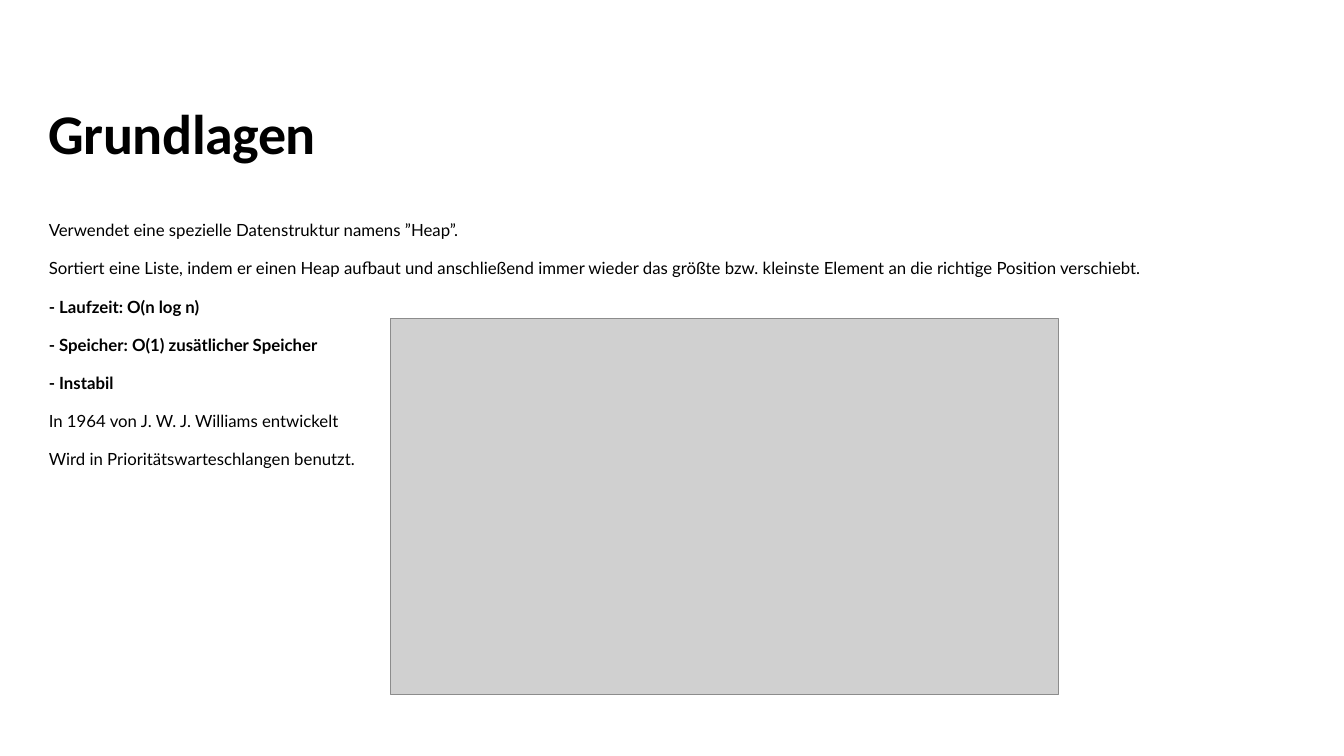
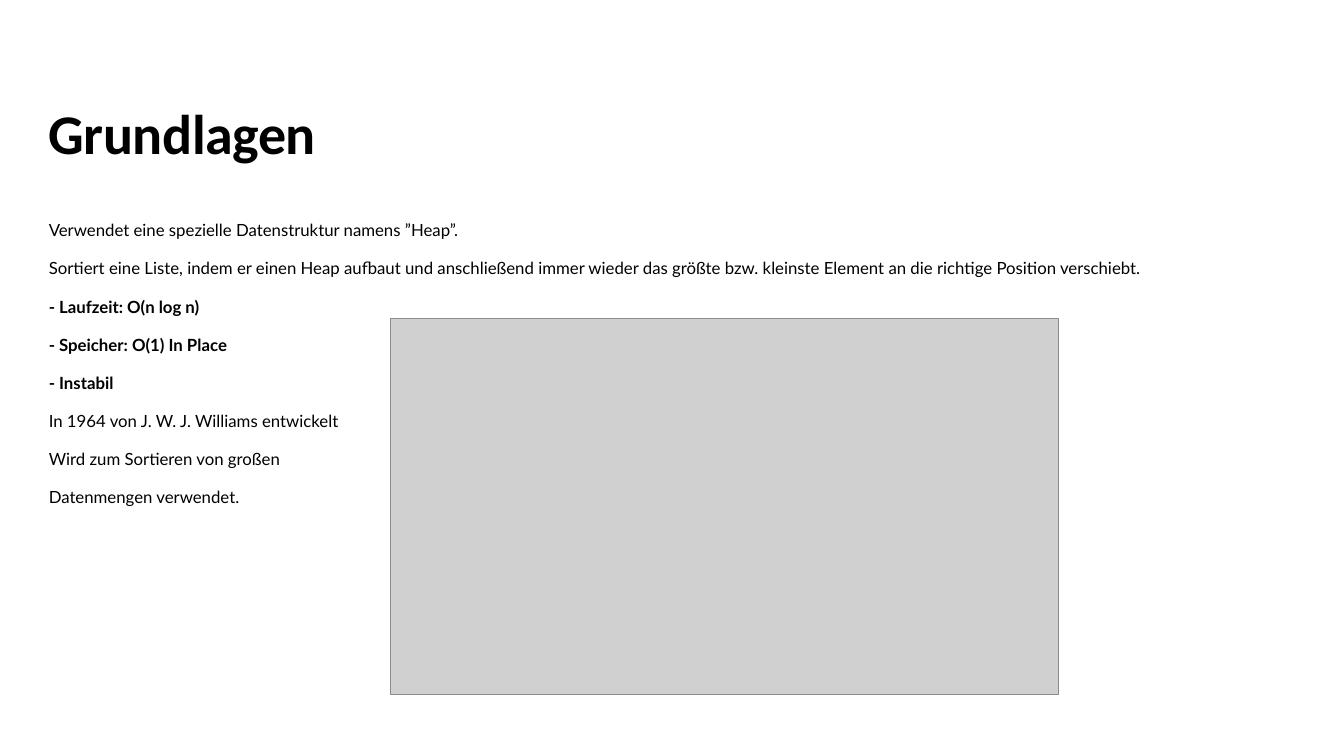
Before and after one commit to codesamu/HTL5, a slide deck: slide 2 of FSST/Heap-Sort/presentation white.pptx. Drawn at 1344x756 pixels with LibreOffice and Linux fonts; fonts in the diff are those of the drawing; grey boxes stand for pictures. Boxes give left, top, right and bottom in pixels: in the first picture for what was removed or moved away, otherwise in the second. Text is boxed around its words. In the diff, an @@ line names an element or a change of style, - is before the commit and + after.

```diff
--- a/FSST/Heap-Sort/presentation white.pptx
+++ b/FSST/Heap-Sort/presentation white.pptx
@@ subtitle at [59, 338, 227, 354]: text changed @@
-- Speicher: O(1) zusätlicher Speicher
+- Speicher: O(1) In Place
@@ subtitle at [49, 452, 280, 506]: text changed @@
-Wird in Prioritätswarteschlangen benutzt.
+Wird zum Sortieren von großen
+Datenmengen verwendet.
```
Also in this commit, not shown: 9 other files.
